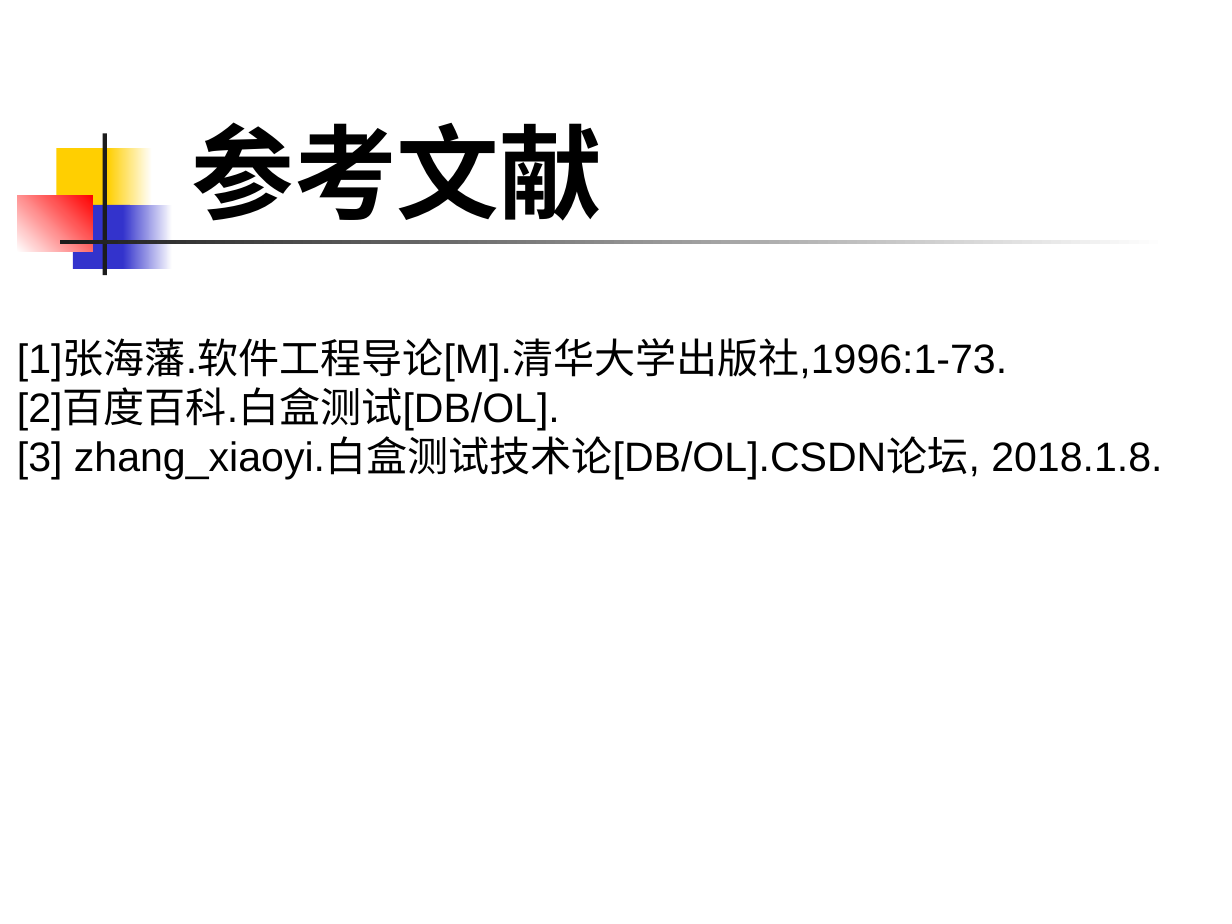
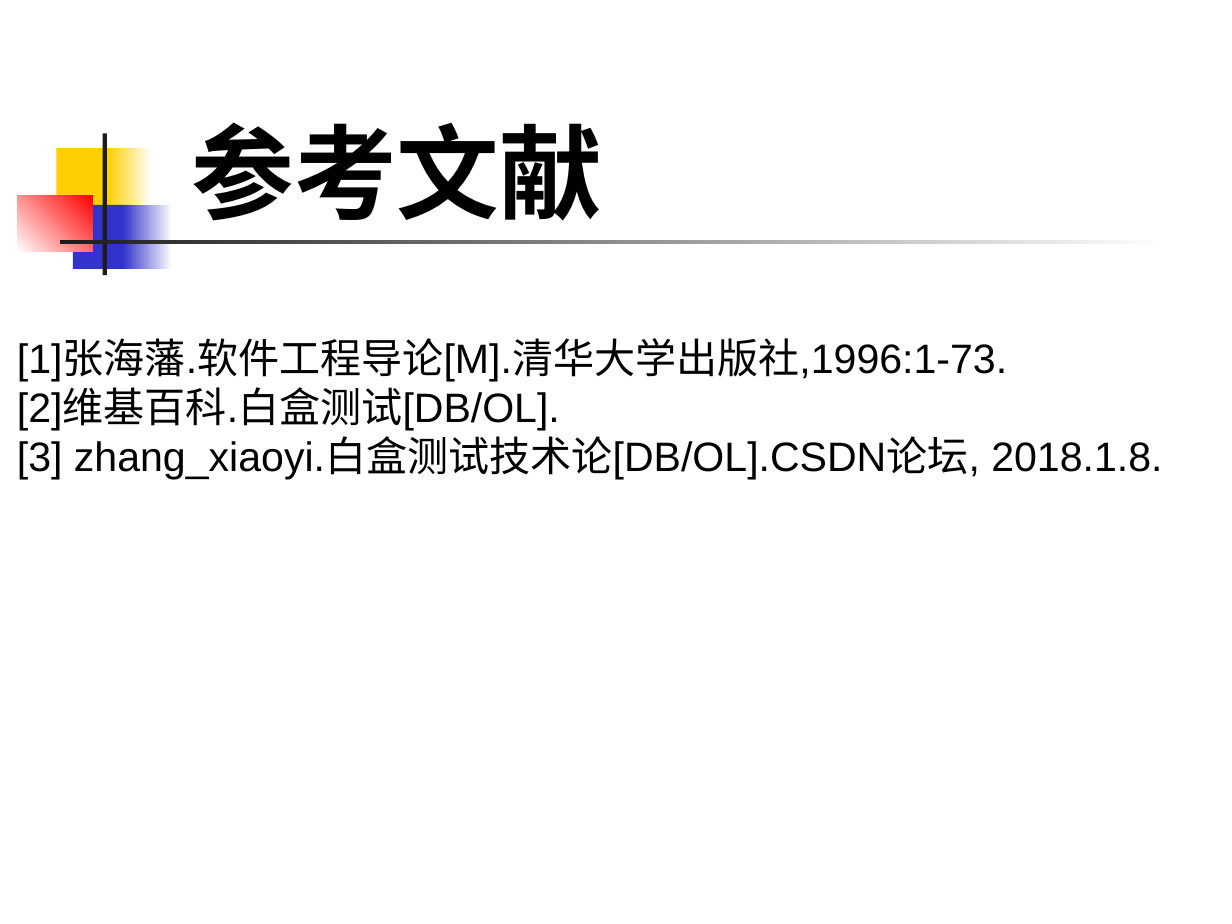
Before and after one commit to 1-518/Three-Kindoms, a slide deck: slide 42 of 白盒黑盒/白盒测试技术/白盒测试技术.pptx (slide 41 before the commit). Drawn at 1232x924 pixels with LibreOffice and Linux fonts; fonts in the diff are those of the drawing. Boxes give left, top, right and bottom in pixels: in the first picture for what was removed or moved away, otherwise in the second. Text is boxed around its words. In the diff, an @@ line names an element or a change of style, - is before the commit and + after.

```diff
--- a/白盒黑盒/白盒测试技术/白盒测试技术.pptx
+++ b/白盒黑盒/白盒测试技术/白盒测试技术.pptx
@@ text at (x1=17, y1=389, x2=560, y2=430): text changed @@
-[2]百度百科.白盒测试[DB/OL].
+[2]维基百科.白盒测试[DB/OL].
```
Also in this commit, not shown: 6 other slides changed, 1 slide added.
